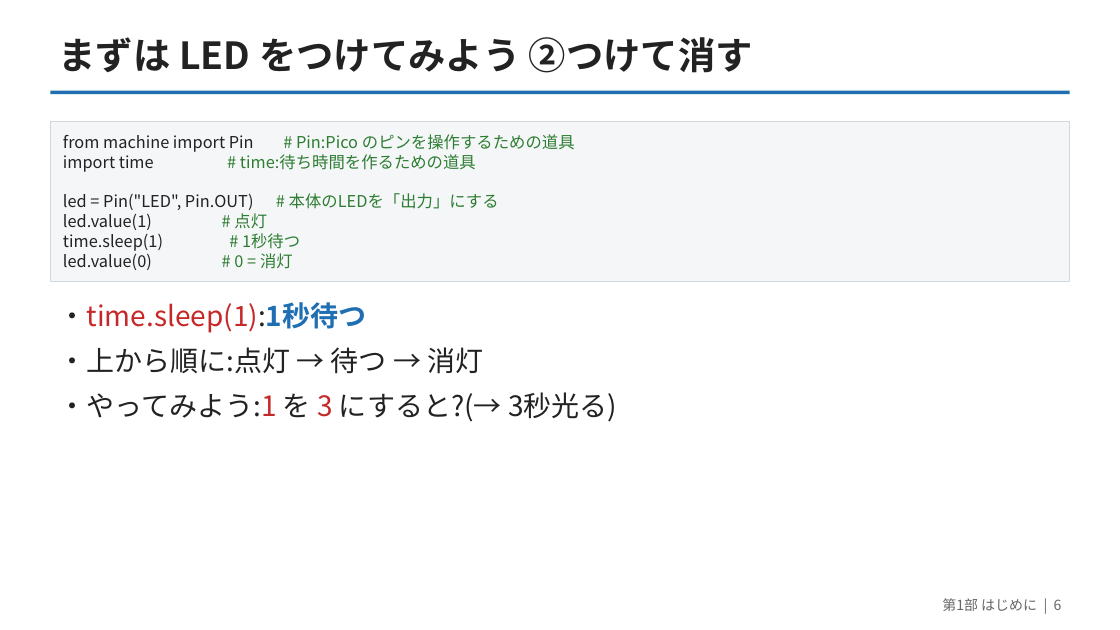
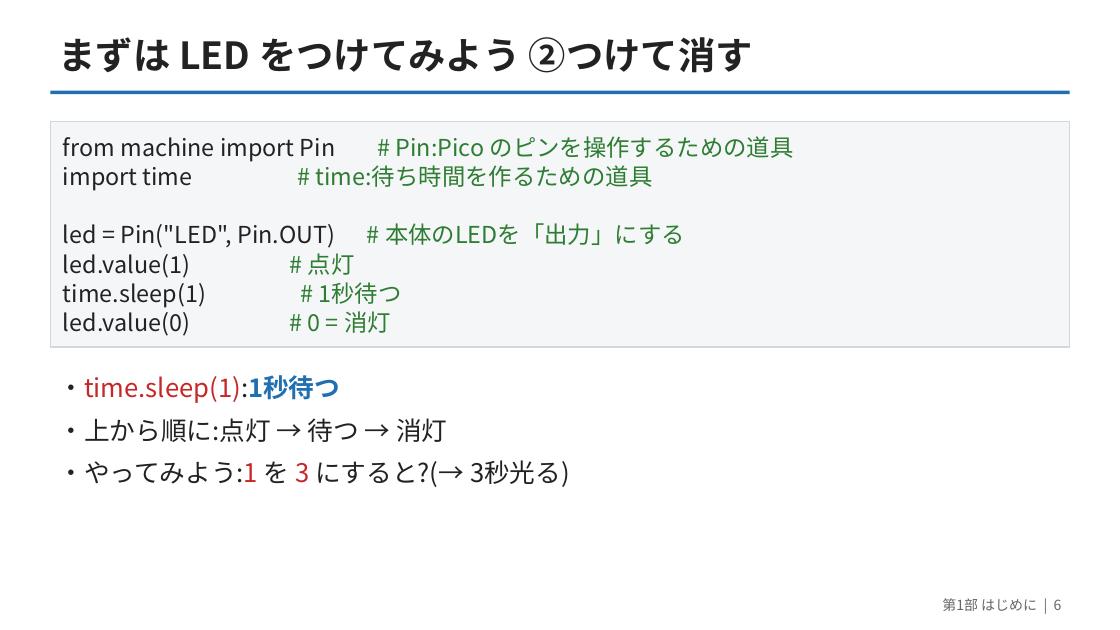
Before and after one commit to yuracode/isiot, a slide deck: slide 6 of slides/pico_sensor_intro.pptx. Drawn at 1120x630 pixels with LibreOffice and Linux fonts; fonts in the diff are those of the drawing. Boxes give left, top, right and bottom in pixels: in the first picture for what was removed or moved away, otherwise in the second. Text is boxed around its words. In the diff, an @@ line names an element or a change of style, - is before the commit and + after.

```diff
--- a/slides/pico_sensor_intro.pptx
+++ b/slides/pico_sensor_intro.pptx
@@ text "from machine import Pin # ..." at bbox=[63, 136, 794, 336]: size 14 to 20 pt; line spacing 17pt to 25pt @@
@@ rectangle: place and size @@
-rectangle at bbox=[50, 122, 1070, 281]
+rectangle at bbox=[50, 122, 1070, 347]
@@ text "・time.sleep(1):1秒待つ": place and size @@
-text "・time.sleep(1):1秒待つ" at bbox=[59, 302, 617, 422]
+text "・time.sleep(1):1秒待つ" at bbox=[59, 375, 570, 487]
@@ text "・time.sleep(1):1秒待つ" at bbox=[59, 375, 570, 487]: size 24 to 22 pt @@
```
Also in this commit, not shown: 7 other slides changed, 2 other files.
